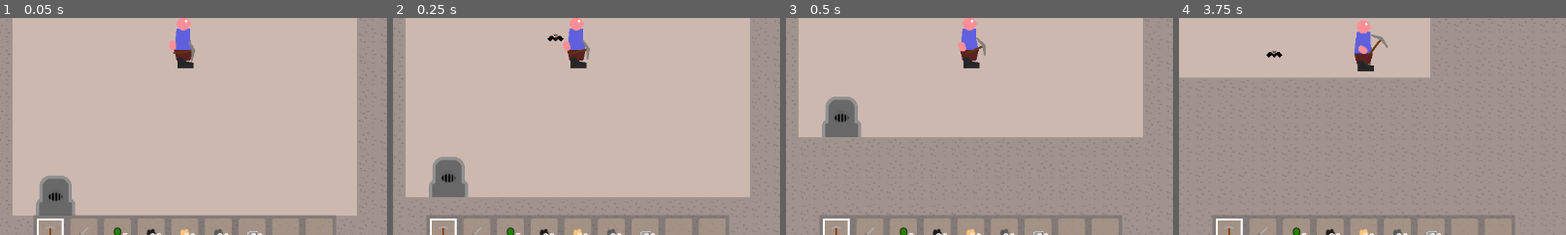
Above: before the commit, frames 1-4 (left to right).
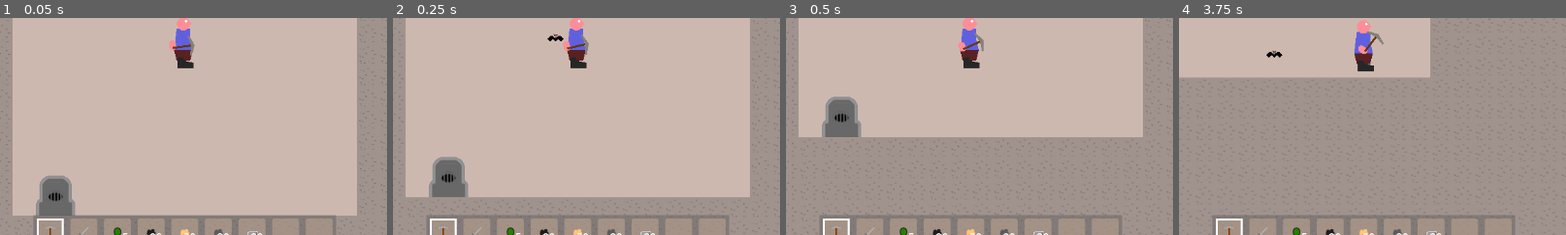
Above: after the commit, the same moments.

Repository: Griiimon/2D-Mining-Sandbox
Game: Godot game, scene res://scenes/test_game.tscn
Two runs of this game, one before a commit and one after it. Both use one fixed random seed, a clock stepped at 60 frames per second and the inputs below. The engine's default icon, where the game draws it, is replaced by a stand-in: a white triangle on a blue panel in a dark square.
Inputs (mouse positions are % of the whole screen's width and height, from its top left):
- Up to frame 1 (0.05 s): no input
- Up to frame 2 (0.25 s): no input
- Up to frame 3 (0.5 s): no input
- Up to frame 4 (3.75 s): move the mouse to (72, 45) at 0.52 s; hold D (right) 0.53-2.03 s; tap X (drop_item) at 0.6 s; click (72, 45) at 0.67 s; tap Up (jump) at 0.77, 1.52, 3.02 s; move the mouse to (30, 55) at 1.27 s; tap F (interact) at 1.35 s; move the mouse to (60, 28) at 2.02 s; hold A (left) 2.03-2.78 s; tap E (next_hotbar_item) at 2.1 s; move the mouse to (45, 70) at 2.77 s; hold D (right) from 2.78 s (still down); tap Q (previous_hotbar_item) at 2.85 s; click (45, 70) at 2.92 s; move the mouse to (80, 65) at 3.52 s; tap K (toggle_free_cam) at 3.6 s
The pictures show only the part of the screen within x 26-76%, y 44-94%; the shares and areas given below are measured in that part.

The runs differ from the first frame. In frame 1, 0.2% of the frame differs, in the area x 44-51%, y 8-21%; in frame 2, 0.2%; in frame 3, 0.2%; in frame 4, 0.2%, in the area x 47-55%, y 5-17%.

Commit message:
hand items placement

Diff:
--- a/scenes/hand items/pickaxe.tscn
+++ b/scenes/hand items/pickaxe.tscn
@@ -7,7 +7,6 @@
 point_count = 3
 
 [node name="Pickaxe" type="Node2D"]
-position = Vector2(8, 0)
 script = ExtResource("1_vdc2h")
 
 [node name="Line2D" type="Line2D" parent="."]
--- a/scenes/hand items/sword.tscn
+++ b/scenes/hand items/sword.tscn
@@ -68,7 +68,6 @@
 }
 
 [node name="Sword" type="Node2D" node_paths=PackedStringArray("action_player")]
-position = Vector2(8, 0)
 script = ExtResource("1_k0drm")
 action_player = NodePath("ActionPlayer")
 
